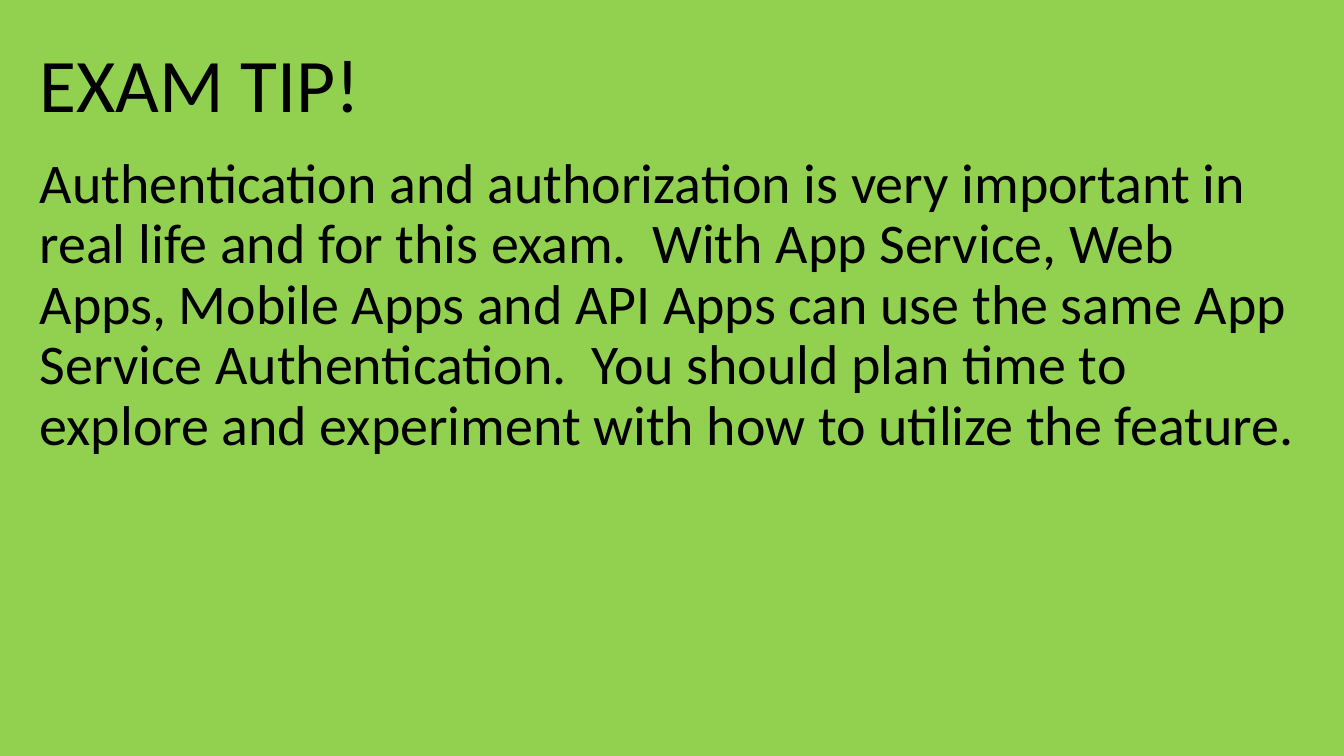
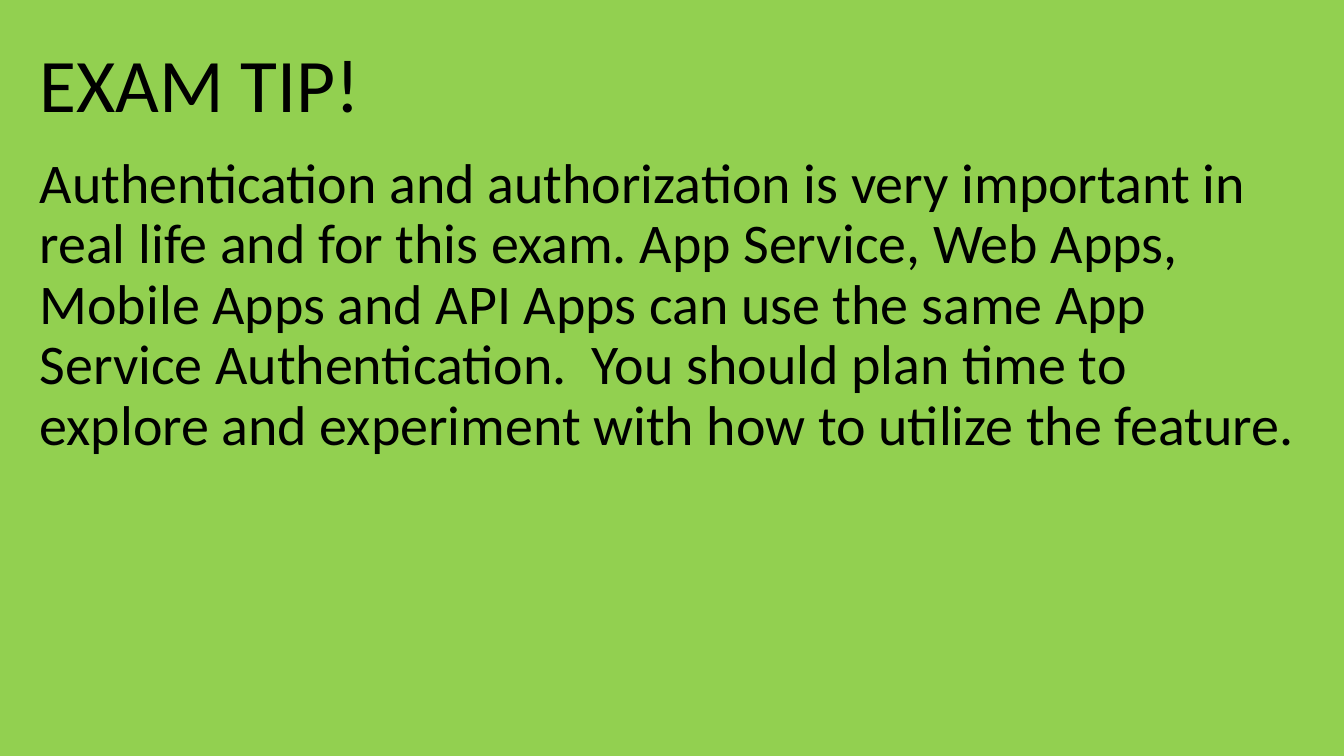
Before and after one commit to guruskill/70-534, a slide deck: slide 20 of Presentations/2017-10-Hartford/70-534-WebAndMobile.pptx (slide 22 before the commit). Drawn at 1344x756 pixels with LibreOffice and Linux fonts; fonts in the diff are those of the drawing. Boxes give left, top, right and bottom in pixels: in the first picture for what was removed or moved away, otherwise in the second. Text is boxed around its words. In the diff, an @@ line names an element or a change of style, - is before the commit and + after.

```diff
--- a/Presentations/2017-10-Hartford/70-534-WebAndMobile.pptx
+++ b/Presentations/2017-10-Hartford/70-534-WebAndMobile.pptx
@@ text at <box>40,164,1294,454</box>: text changed @@
-Authentication and authorization is very important in real life and for this exam. With App Service, Web Apps, Mobile Apps and API Apps can use the same App Service Authentication. You should plan time to explore and experiment with how to utilize the feature.
+Authentication and authorization is very important in real life and for this exam. App Service, Web Apps, Mobile Apps and API Apps can use the same App Service Authentication. You should plan time to explore and experiment with how to utilize the feature.
```
Also in this commit, not shown: 10 other slides changed, 2 slides removed, 29 other files.
